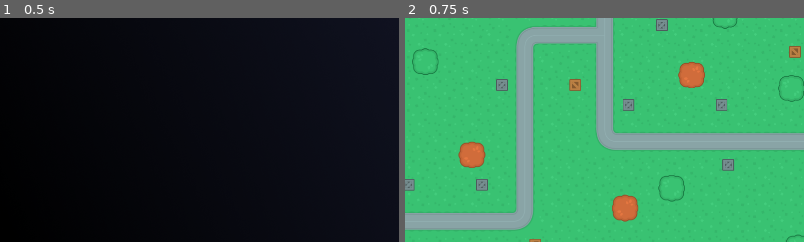
Above: before the commit, frames 1-2 (left to right).
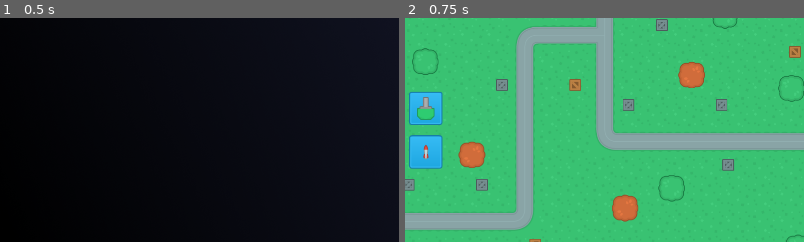
Above: after the commit, the same moments.

Repository: Adrian2422/tower-defence
Game: Godot game, scene res://scene_handler.tscn
Same seed, same stepped clock (60 frames per second), same inputs: the game is played once before the commit and once after it.
Inputs:
- Up to frame 1 (0.5 s): no input
- Up to frame 2 (0.75 s): click "New game" at 0.5 s
The pictures show only the part of the screen within x 0-50%, y 47-96%; the shares and areas given below are measured in that part.

Frame 1 is identical in both runs. In frame 2, 2.4% of the frame differs, in the area x 1-10%, y 33-68%.

Commit message:
feat: hud init

Diff:
--- a/Scenes/MainScenes/game_scene.tscn
+++ b/Scenes/MainScenes/game_scene.tscn
@@ -1,7 +1,79 @@
-[gd_scene load_steps=2 format=3 uid="uid://bfmvmal5xly8u"]
+[gd_scene load_steps=5 format=3 uid="uid://bfmvmal5xly8u"]
 
 [ext_resource type="PackedScene" uid="uid://cgqk207erfqyy" path="res://Scenes/Maps/map_1.tscn" id="1_jfovj"]
+[ext_resource type="Texture2D" uid="uid://c3b7s2qdd2e5c" path="res://Assets/UI/Buttons/button_square_gradient.png" id="2_w78si"]
+[ext_resource type="Texture2D" uid="uid://6ij4cqehdv6c" path="res://Assets/UI/Towers/towerDefense_tile249.png" id="3_lrdm7"]
+[ext_resource type="Texture2D" uid="uid://dbovm1eq4omx6" path="res://Assets/UI/Towers/towerDefense_tile251.png" id="4_1o40u"]
 
 [node name="GameScene" type="Node2D"]
 
 [node name="Map1" parent="." instance=ExtResource("1_jfovj")]
+
+[node name="UI" type="CanvasLayer" parent="."]
+
+[node name="HUD" type="Control" parent="UI"]
+layout_mode = 3
+anchors_preset = 15
+anchor_right = 1.0
+anchor_bottom = 1.0
+grow_horizontal = 2
+grow_vertical = 2
+
+[node name="BuildBar" type="VBoxContainer" parent="UI/HUD"]
+custom_minimum_size = Vector2(100, 400)
+layout_mode = 1
+anchors_preset = 2
+anchor_top = 1.0
+anchor_bottom = 1.0
+offset_top = -40.0
+offset_right = 40.0
+grow_vertical = 0
+theme_override_constants/separation = 25
+
+[node name="Gun" type="TextureButton" parent="UI/HUD/BuildBar"]
+custom_minimum_size = Vector2(80, 80)
+layout_mode = 2
+size_flags_horizontal = 4
+size_flags_vertical = 4
+texture_normal = ExtResource("2_w78si")
+stretch_mode = 0
+
+[node name="Icon" type="TextureRect" parent="UI/HUD/BuildBar/Gun"]
+layout_mode = 1
+anchors_preset = 8
+anchor_left = 0.5
+anchor_top = 0.5
+anchor_right = 0.5
+anchor_bottom = 0.5
+offset_left = -32.0
+offset_top = -32.0
+offset_right = 32.0
+offset_bottom = 32.0
+grow_horizontal = 2
+grow_vertical = 2
+texture = ExtResource("3_lrdm7")
+stretch_mode = 2
+
+[node name="Missle" type="TextureButton" parent="UI/HUD/BuildBar"]
+custom_minimum_size = Vector2(80, 80)
+layout_mode = 2
+size_flags_horizontal = 4
+size_flags_vertical = 4
+texture_normal = ExtResource("2_w78si")
+stretch_mode = 0
+
+[node name="Icon" type="TextureRect" parent="UI/HUD/BuildBar/Missle"]
+layout_mode = 1
+anchors_preset = 8
+anchor_left = 0.5
+anchor_top = 0.5
+anchor_right = 0.5
+anchor_bottom = 0.5
+offset_left = -32.0
+offset_top = -32.0
+offset_right = 32.0
+offset_bottom = 32.0
+grow_horizontal = 2
+grow_vertical = 2
+texture = ExtResource("4_1o40u")
+stretch_mode = 2
